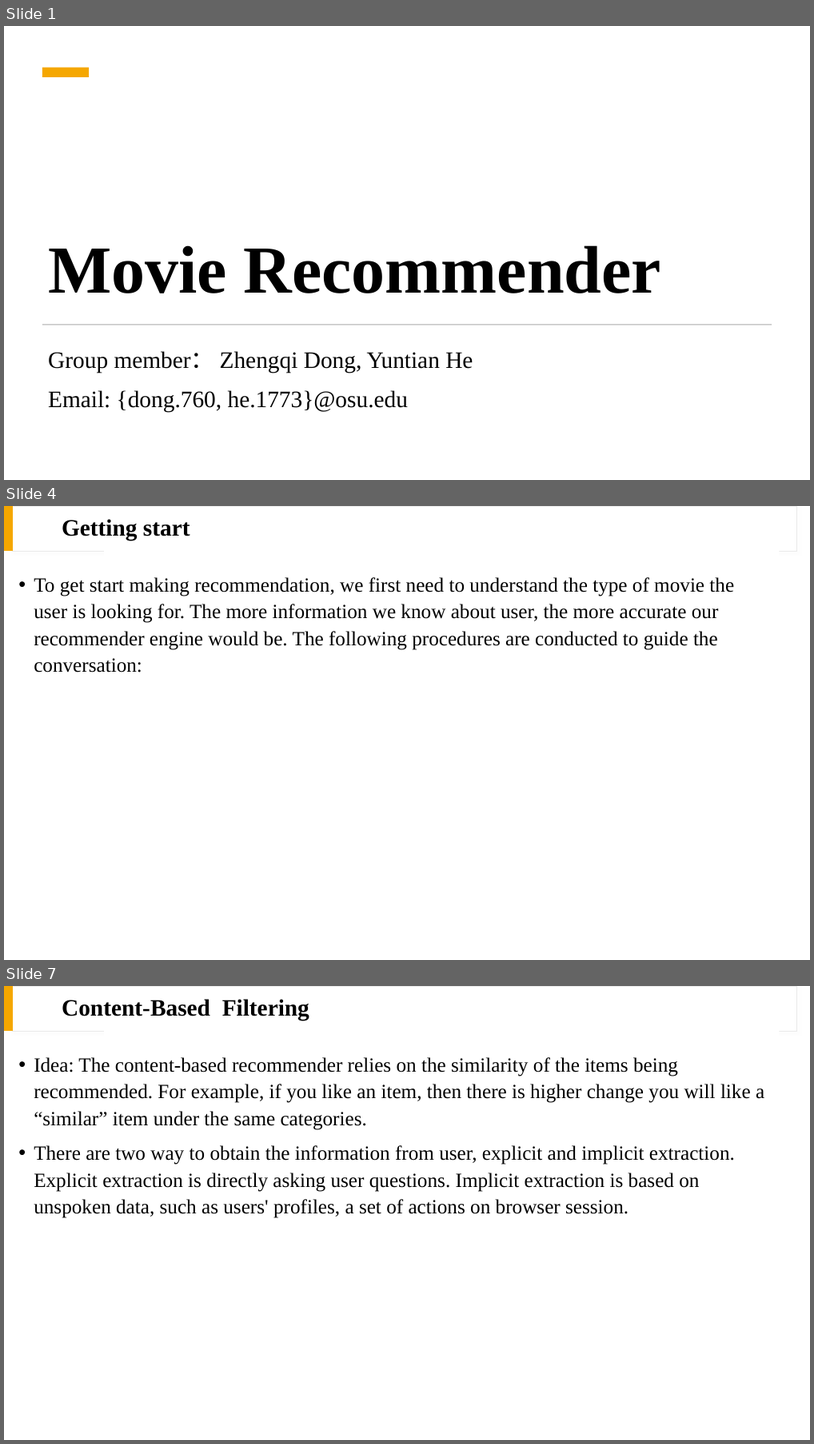
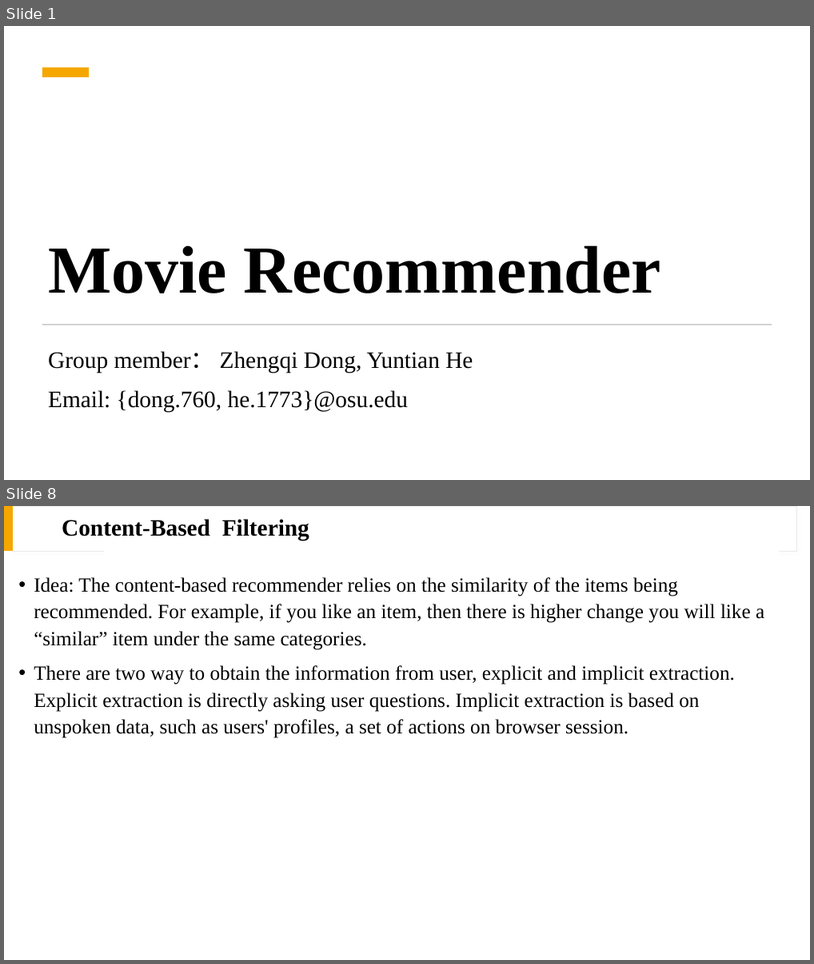
Before and after one commit to drago1234/CSE5525-Final-Project, a slide deck: presentation.pptx. Shown one above the other, each under a label of ours: slides 1, 4 and 7 before the commit, slides 1 and 8 after it; the slides between them are not shown. The pictures are 814x1444 and 814x964 pixels, drawn with LibreOffice and Linux fonts; fonts in the diff are those of the drawing. Boxes give left, top, right and bottom in pixels: in the first picture for what was removed or moved away, otherwise in the second. Text is boxed around its words. In the diff, an @@ line names an element or a change of style, - is before the commit and + after.

```diff
--- a/presentation.pptx
+++ b/presentation.pptx
@@ slide 4 removed at (4, 506, 810, 960), background #FFFFFF; not listed: 3 template elements that a slide beside it also shows @@
@@ title removed at (62, 519, 190, 540) @@
-Getting start
@@ text removed at (34, 577, 734, 672) @@
-• To get start making recommendation, we first need to understand the type of movie the user is looking for. The more information we know about user, the more accurate our recommender engine would be. The following procedures are conducted to guide the conversation:
@@ what was slide 7 is now slide 8 @@
```
Also in this commit, not shown: 3 slides changed, 4 slides added, 11 other slides removed, 2 other files.
